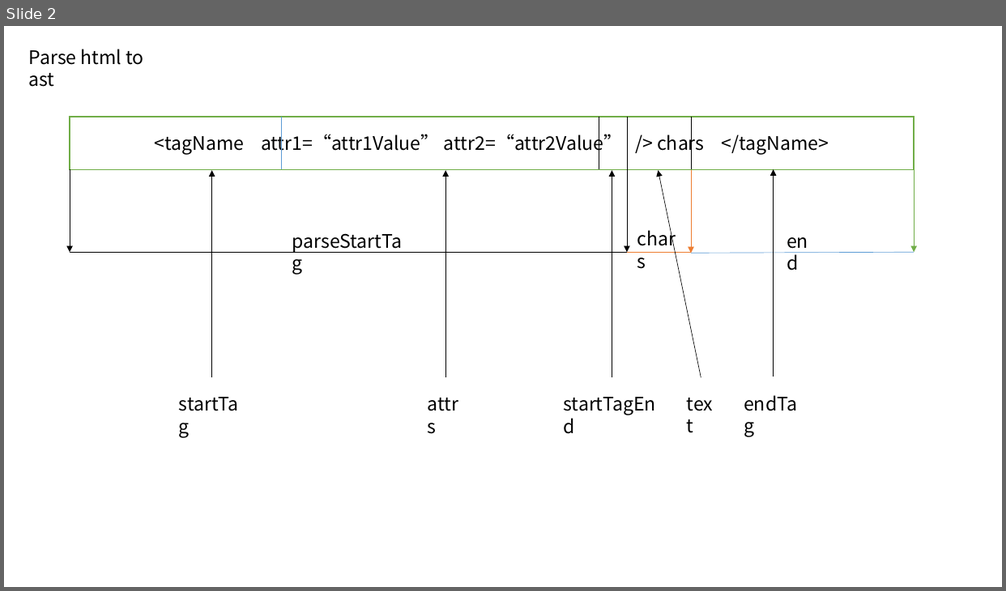
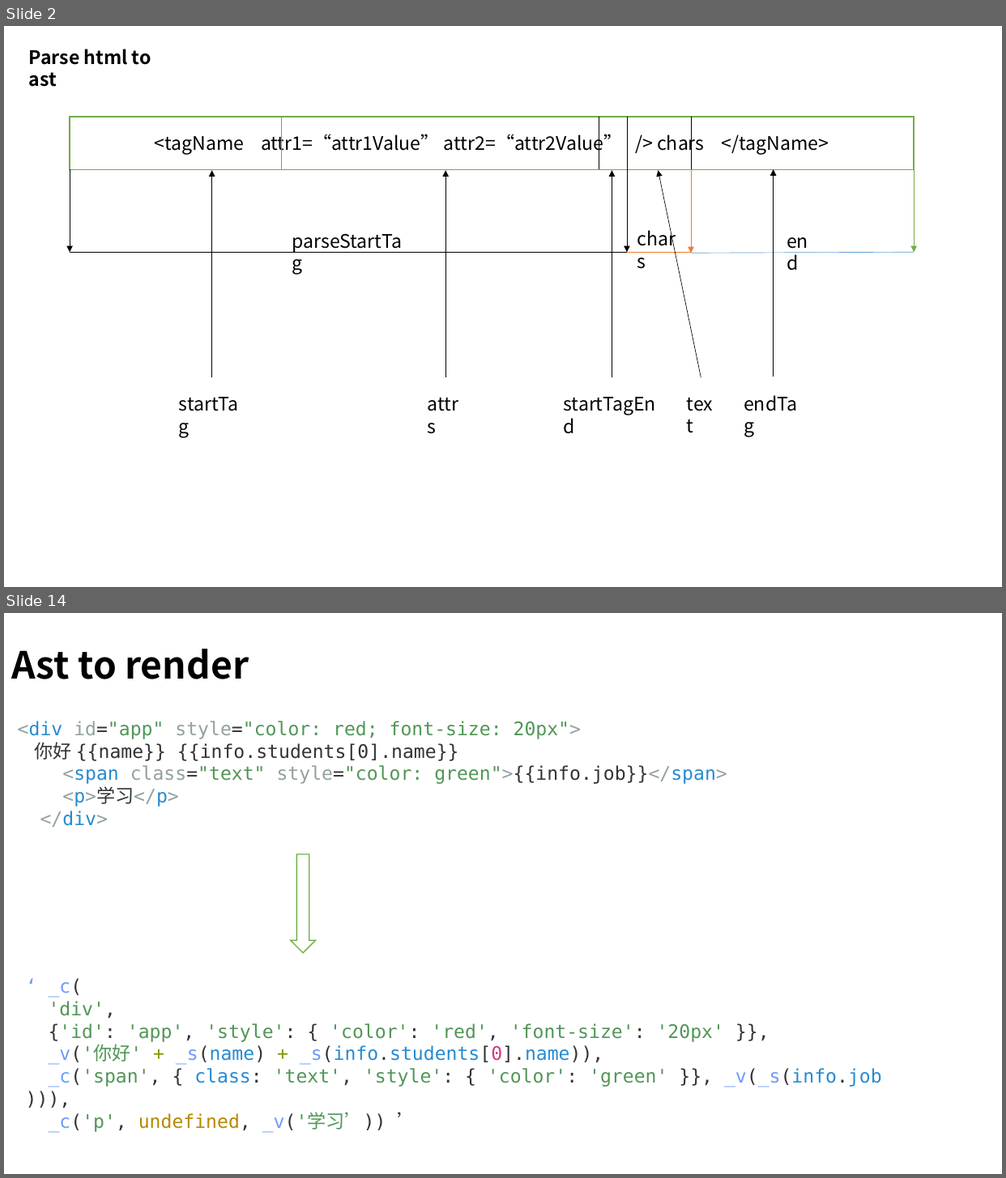
Before and after one commit to Laishuxin/mini-vue-dom, a slide deck: resource/template-dom.pptx. Shown one above the other, each under a label of ours: slide 2 before the commit, slides 2 and 14 after it; the slides between them are not shown. The pictures are 1006x591 and 1006x1178 pixels, drawn with LibreOffice and Linux fonts; fonts in the diff are those of the drawing. Boxes give left, top, right and bottom in pixels: in the first picture for what was removed or moved away, otherwise in the second. Text is boxed around its words. In the diff, an @@ line names an element or a change of style, - is before the commit and + after.

```diff
--- a/resource/template-dom.pptx
+++ b/resource/template-dom.pptx
@@ slide 14 added at [4,613,1002,1174], background #FFFFFF @@
@@ title added at [11,649,249,679], 36 pt, text #000000, bold @@
+Ast to render
@@ text added at [18,721,727,827], 18 pt, text #333333 @@
+<div id="app" style="color: red; font-size: 20px">
+你好 {{name}} {{info.students[0].name}}
+<span class="text" style="color: green">{{info.job}}</span>
+<p>学习</p>
+</div>
@@ down arrow added at [291,855,315,954], fill #FFFFFF, outline #70AD47 1 pt @@
@@ text added at [49,978,882,1133], 18 pt, text #519657 @@
+‘ _c(
+'div',
+{'id': 'app', 'style': { 'color': 'red', 'font-size': '20px' }},
+_v('你好' + _s(name) + _s(info.students[0].name)),
+_c('span', { class: 'text', 'style': { 'color': 'green' }}, _v(_s(info.job))),
+_c('p', undefined, _v('学习’)) ’
@@ slide 2 changed as well @@
@@ text "Parse html to ast" at [29,49,151,87]: bold on @@
```
Also in this commit, not shown: 1 other slide changed, 11 other slides added, 16 other files.
